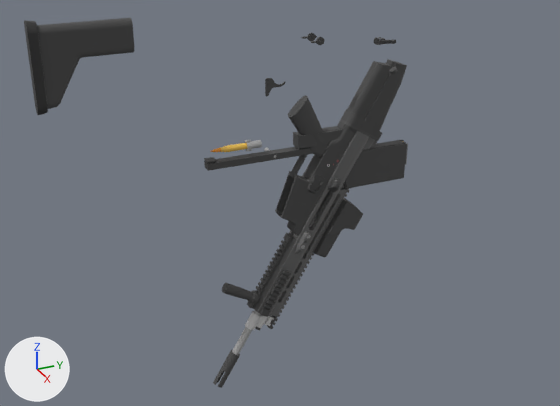
The FBX model Assets/Models/Scar_H.fbx: old version first, new version second.
Both versions are drawn from a 50 mm camera at (1.272, -0.785, 0.418) aimed at (-0.003, -0.211, -0.219). Lighting does not change. The marker at lower left points along +X, +Y and +Z. Where no turn or scale is listed for an object, it has been applied to the vertices. Vertices at the same position are counted once.

Names of what the first picture shows: 'Bolt', 'Bolt Carrier', 'Holographic Sight', 'Magazine', 'Magazine release Left', 'Scar 17', 'Selector Switch', 'Stock', 'Trigger', 'Vertical Grip'.
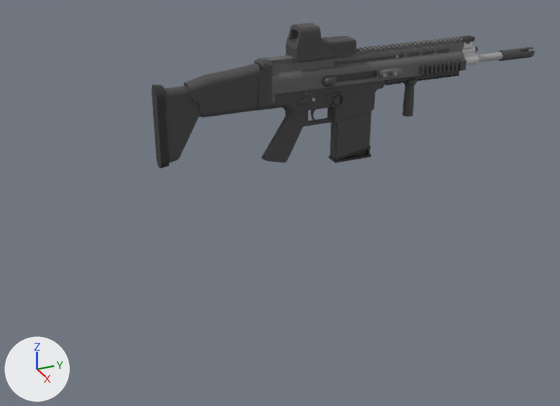
Location of each change, [x1, y1, x2, y2] in pixels of the pictures (560 x 406 px; the box of a moved part takes in the faces that stretch with it):
'Scar 17', reshaped, moved, turned, rescaled: before [213, 59, 407, 388]; after [152, 23, 535, 168]
'Stock', deleted (black): before [24, 18, 134, 115]
'Magazine', deleted (black): before [339, 140, 408, 192]
'Bolt Carrier', deleted: before [204, 126, 343, 171]
'Holographic Sight', deleted: before [314, 198, 363, 257]
'Vertical Grip', deleted: before [222, 283, 259, 304]
'Bolt', deleted: before [211, 140, 262, 152]
'Trigger', deleted: before [265, 78, 285, 96]
'Selector Switch', deleted: before [301, 33, 325, 45]
'Magazine release Left', deleted: before [374, 37, 396, 45]
part 1 of me_cube_006, moved or reshaped: before [257, 59, 407, 317]; after [184, 37, 467, 118]
part 2 of me_cube_006, moved or reshaped: before [247, 232, 297, 311]; after [385, 71, 459, 85]
part 3 of me_cube_006, moved or reshaped: before [275, 121, 355, 236]; after [271, 80, 385, 126]
part 4 of me_cube_006, moved or reshaped: before [288, 95, 329, 155]; after [261, 110, 307, 163]
part 5 of me_cube_006, moved or reshaped: before [213, 234, 297, 388]; after [462, 46, 535, 65]
part 6 of me_cube_006, moved or reshaped: before [264, 315, 278, 329]; after [460, 35, 475, 49]
part 7 of me_cube_006, added: after [333, 96, 340, 104]
part 8 of me_cube_006, added (black): after [152, 23, 449, 168]

Edits to the bpy script that builds the scene:
```text
Change me_cube_006:
    used by ob_scar_17; location = (0.0, -0.137, -0.269); rotation_euler = (-1.027, -3.142, 0.0), in degrees (-59, -180, 0); scale = (0.01, 0.01, 0.01)
    remove me_cube_006.from_pydata(...)  # 9724 vertices, 7252 faces; spans x -3.1..2.8, y -40.8..35.7, z -16.6..3.8
    add me_cube_006.from_pydata(...)  # 18553 vertices, 14895 faces; spans x 0.0, y -0.4..0.4, z -0.2..0.1
    me_cube_006 part 1: the loose piece of 4089 vertices spanning x -3.1..2.8, y -22.0..35.7, z -5.5..3.8 is scaled about the mesh origin by 0.01
    me_cube_006 part 2: the loose piece of 200 vertices spanning x -1.8..1.8, y -22.0..-4.9, z -3.9..-2.5 is scaled about the mesh origin by 0.01
    me_cube_006 part 3: the loose piece of 3240 vertices spanning x -2.2..2.3, y -4.1..20.0, z -9.8..-2.5 is scaled about the mesh origin by 0.01
    me_cube_006 part 4: the loose piece of 214 vertices spanning x -1.3..1.3, y 12.6..21.4, z -16.6..-6.5 is scaled about the mesh origin by 0.01
    me_cube_006 part 5: the loose piece of 1855 vertices spanning x -1.5..1.5, y -40.8..-2.5, z -2.5..1.6 is scaled about the mesh origin by 0.01
    me_cube_006 part 6: the loose piece of 122 vertices spanning x -1.1..1.1, y -25.0..-22.0, z 1.6..3.8 is scaled about the mesh origin by 0.01
    me_cube_006 part 7: a new loose piece, a 36-sided cylinder along x spanning x -0.022..-0.016, y 0.061..0.075, z -0.058..-0.044, in mat_metal_2 (dark grey #4a4a4a)
    me_cube_006 part 8: 8757 vertices added at x 0.0, y -0.2..0.4, z -0.2..0.1
    add me_cube_006.materials.append(mat_holo_glass)  # white #e7e7e7
    add me_cube_006.materials.append(mat_polymer_2)  # black #2e2e2e
    add me_cube_006.materials.append(mat_cartridge_casing)  # yellow #ecbf54
    add me_cube_006.materials.append(mat_primer)  # light grey #c4c4c4
    add me_cube_006.materials.append(mat_bullet)  # orange #e79020
Remove ob_magazine_release_left:
    ob_magazine_release_left = bpy.data.objects.new('Magazine release Left', me_cube_012)
    ob_magazine_release_left.location = (0.01, -0.002, 0.084)
Remove ob_holographic_sight:
    ob_holographic_sight = bpy.data.objects.new('Holographic Sight', me_cube_004)
    ob_holographic_sight.location = (0.0, -0.184, -0.346)
Remove ob_bolt:
    ob_bolt = bpy.data.objects.new('Bolt', me_cylinder_006)
    ob_bolt.location = (0.0, -0.26, -0.087)
Remove ob_trigger:
    ob_trigger = bpy.data.objects.new('Trigger', me_mesh)
    ob_trigger.location = (0.0, -0.237, 0.021)
Change ob_scar_17:
    ob_scar_17.scale: (0.01, 0.01, 0.01) -> (1.0, 1.0, 1.0)
    ob_scar_17.location: (0.0, -0.137, -0.269) -> (0.0, -0.037, 0.035)
    ob_scar_17.rotation_euler: (-1.027, -3.142, 0.0) -> (0.0, 0.0, 3.142)  # degrees (-59, -180, 0) -> degrees (0, 0, 180)
Remove ob_vertical_grip:
    ob_vertical_grip = bpy.data.objects.new('Vertical Grip', me_cube_003)
    ob_vertical_grip.location = (0.0, -0.29, -0.408)
Remove ob_bolt_carrier:
    ob_bolt_carrier = bpy.data.objects.new('Bolt Carrier', me_cube)
    ob_bolt_carrier.location = (0.0, -0.131, -0.084)
Remove ob_stock:
    ob_stock = bpy.data.objects.new('Stock', me_cube_033)
    ob_stock.location = (0.0, -0.561, 0.132)
Remove ob_selector_switch:
    ob_selector_switch = bpy.data.objects.new('Selector Switch', me_cylinder_010)
    ob_selector_switch.location = (-0.037, -0.131, 0.095)
Remove ob_magazine:
    ob_magazine = bpy.data.objects.new('Magazine', me_cube_025)
    ob_magazine.location = (0.0, -0.015, -0.169)
```
